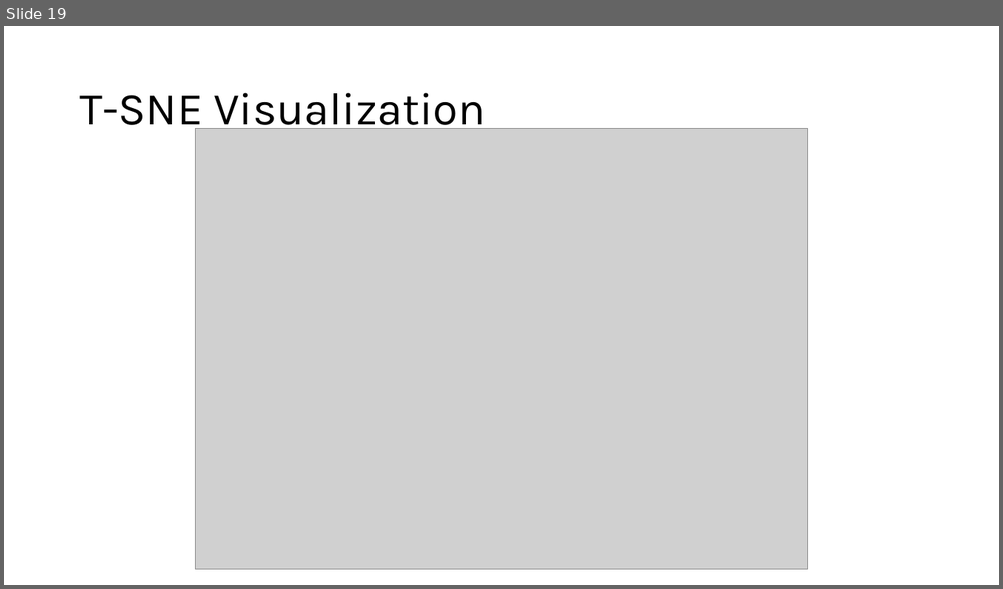
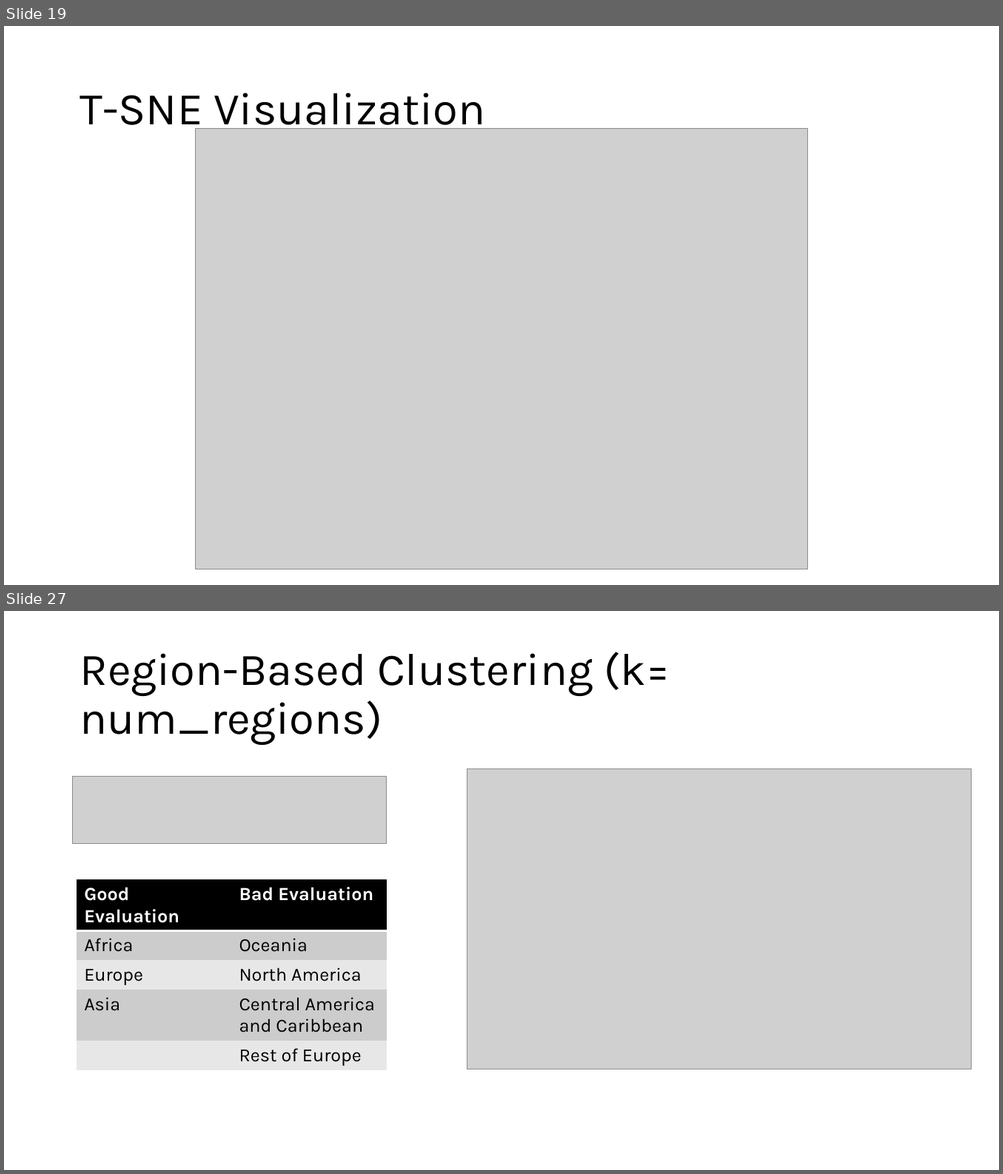
Before and after one commit to mimiep/DSML-LifeExp, a slide deck: FinalPresentation_LE.pptx. Shown one above the other, each under a label of ours: slide 19 before the commit, slides 19 and 27 after it; the slides between them are not shown. The pictures are 1003x589 and 1003x1174 pixels, drawn with LibreOffice and Linux fonts; fonts in the diff are those of the drawing; grey boxes stand for pictures. Boxes give left, top, right and bottom in pixels: in the first picture for what was removed or moved away, otherwise in the second. Text is boxed around its words. In the diff, an @@ line names an element or a change of style, - is before the commit and + after.

```diff
--- a/FinalPresentation_LE.pptx
+++ b/FinalPresentation_LE.pptx
@@ slide 27 added at [4,611,999,1170], background #FFFFFF @@
@@ title added at [79,652,670,745], 44 pt, text #000000 @@
+Region-Based Clustering (k= num_regions)
@@ picture added at [73,777,387,845] @@
@@ picture added at [466,769,971,1070] @@
@@ table added at [77,880,387,1069], 5 rows, 2 columns @@
+Good Evaluation | Bad Evaluation
+Africa | Oceania
+Europe | North America
+Asia | Central America and Caribbean
+ | Rest of Europe
```
Also in this commit, not shown: 2 slides changed, 9 other slides added, 3 slides removed.
